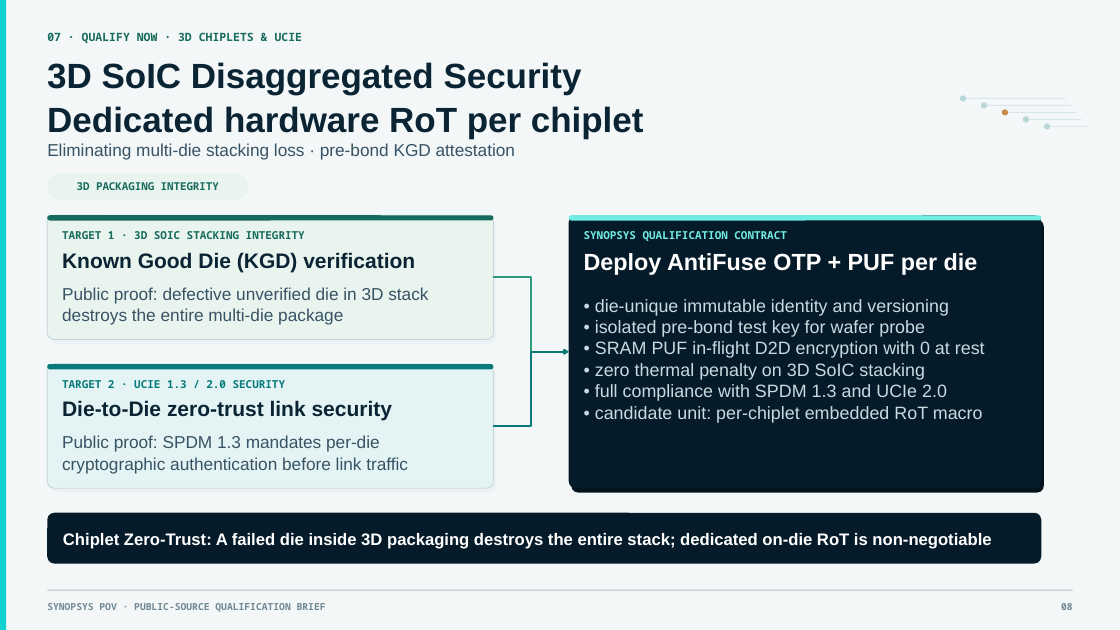
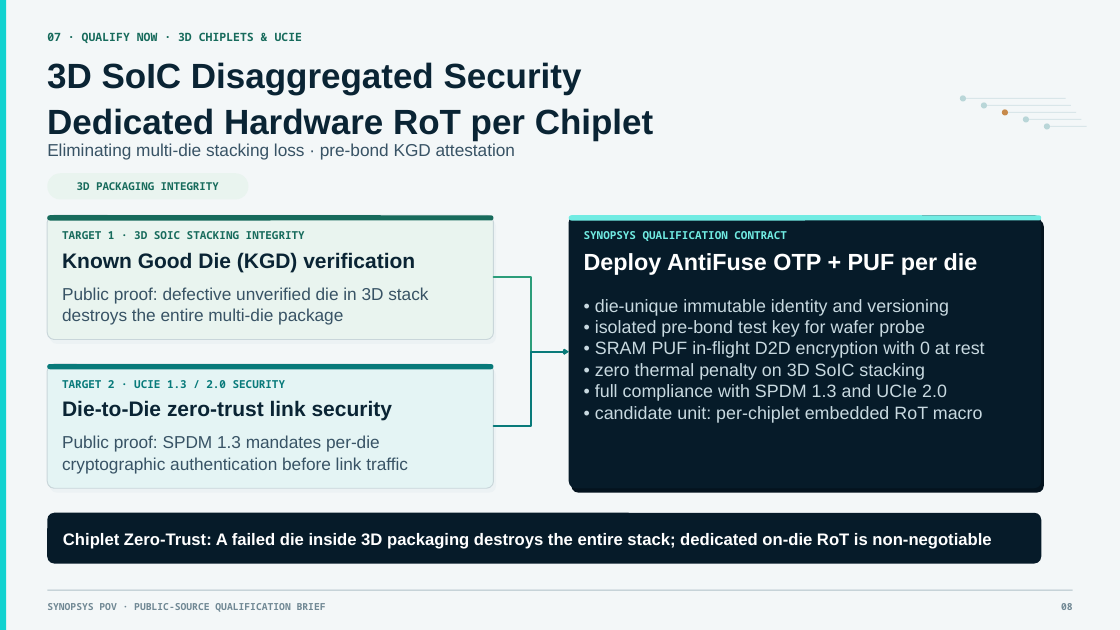
Before and after one commit to SamHuang68/nvm-knowledge-hub, a slide deck: slide 8 of briefing/NVM_AI_OCP_NVM_Opportunities_Executive_v18_Comprehensive_Update_EN.pptx. Drawn at 1120x630 pixels with LibreOffice and Linux fonts; fonts in the diff are those of the drawing. Boxes give left, top, right and bottom in pixels: in the first picture for what was removed or moved away, otherwise in the second. Text is boxed around its words. In the diff, an @@ line names an element or a change of style, - is before the commit and + after.

```diff
--- a/briefing/NVM_AI_OCP_NVM_Opportunities_Executive_v18_Comprehensive_Update_EN.pptx
+++ b/briefing/NVM_AI_OCP_NVM_Opportunities_Executive_v18_Comprehensive_Update_EN.pptx
@@ text at (47,108,653,141): text changed @@
-Dedicated hardware RoT per chiplet
+Dedicated Hardware RoT per Chiplet
```
Also in this commit, not shown: 15 other slides changed, 1 other file.
